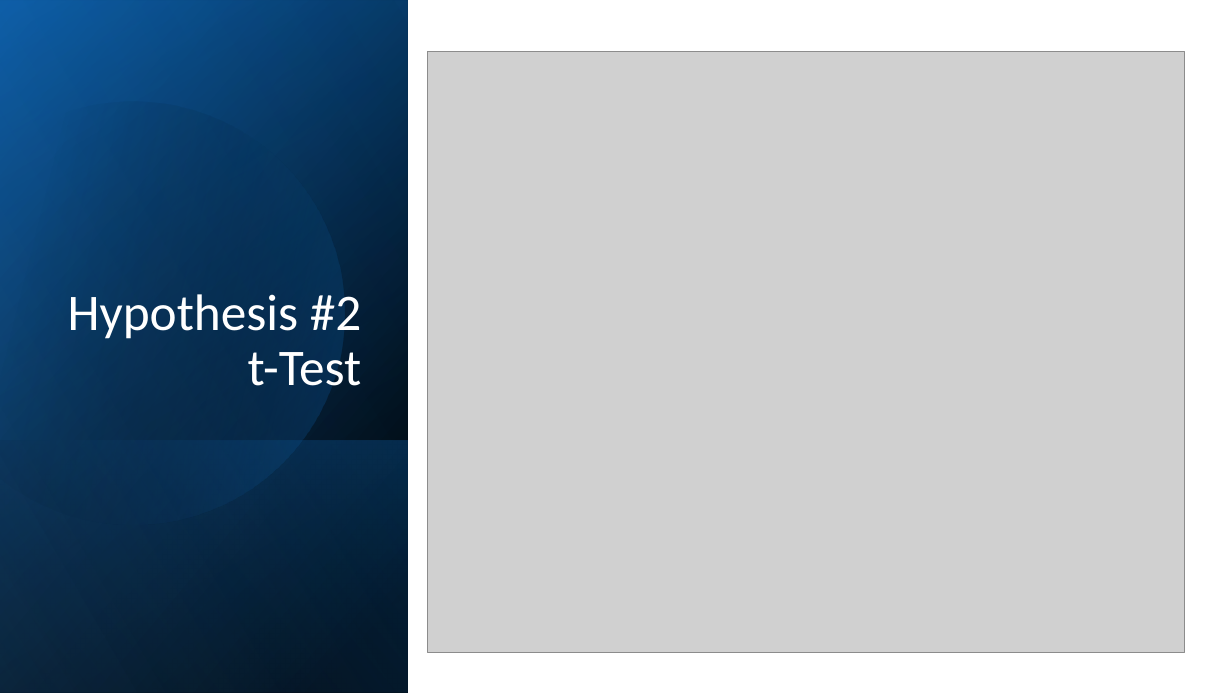
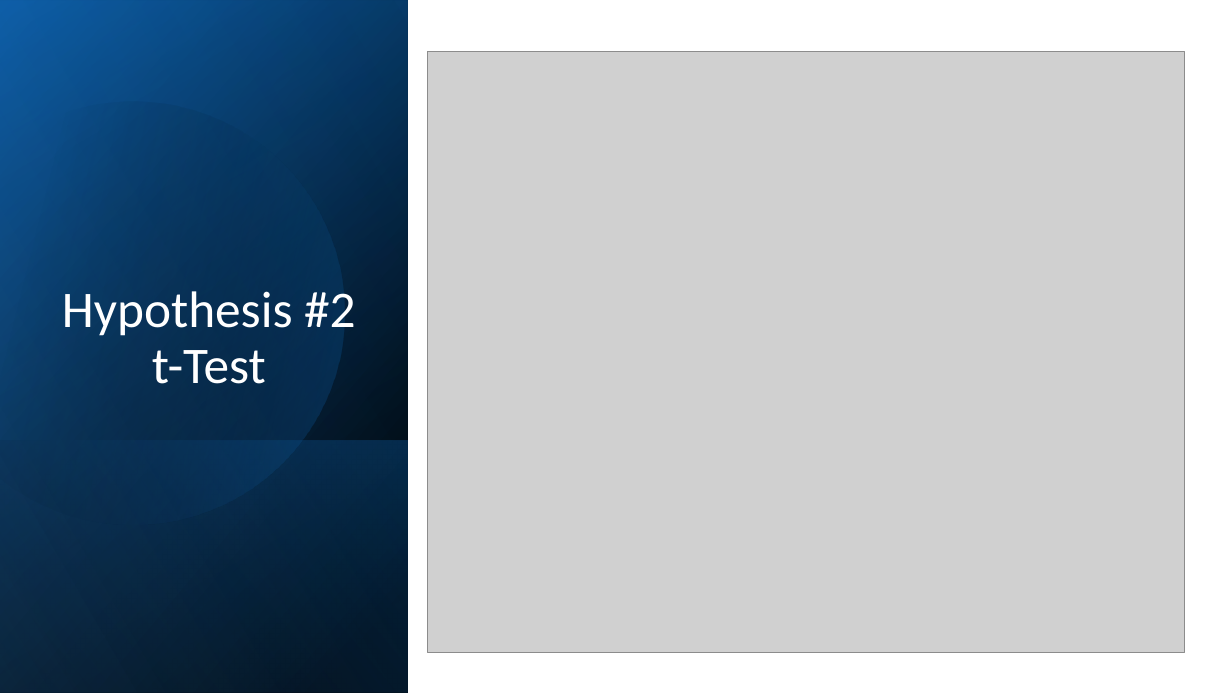
Before and after one commit to SeanHastings45/StatiscalConsulting.ttest, a slide deck: slide 7 of statisticalconsulting.ttest(SH).pptx. Drawn at 1232x693 pixels with LibreOffice and Linux fonts; fonts in the diff are those of the drawing; grey boxes stand for pictures. Boxes give left, top, right and bottom in pixels: in the first picture for what was removed or moved away, otherwise in the second. Text is boxed around its words. In the diff, an @@ line names an element or a change of style, - is before the commit and + after.

```diff
--- a/statisticalconsulting.ttest(SH).pptx
+++ b/statisticalconsulting.ttest(SH).pptx
@@ title "Hypothesis #2 t-Test" at <box>62,291,355,384</box>: alignment right to centre @@
```
Also in this commit, not shown: 10 other slides changed.
